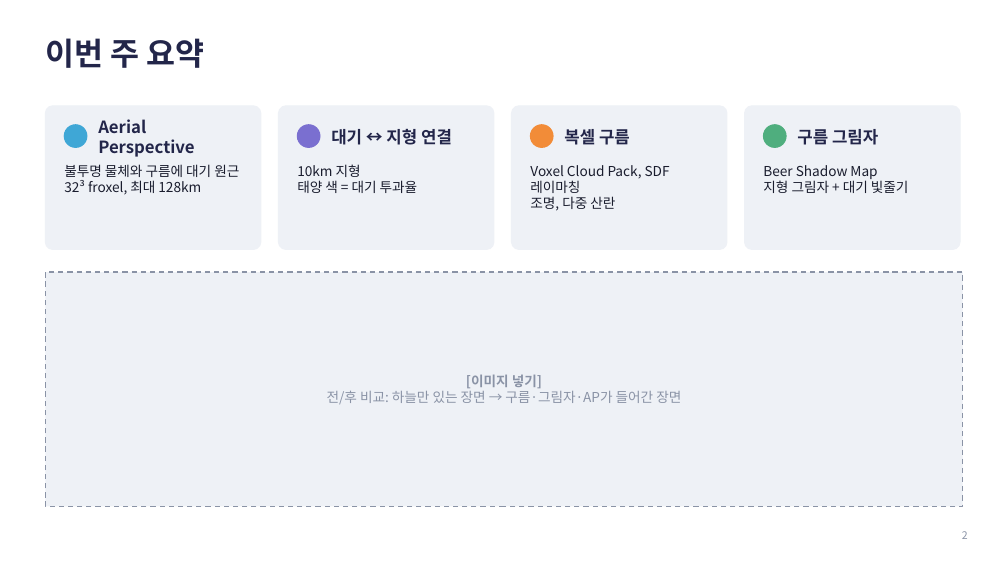
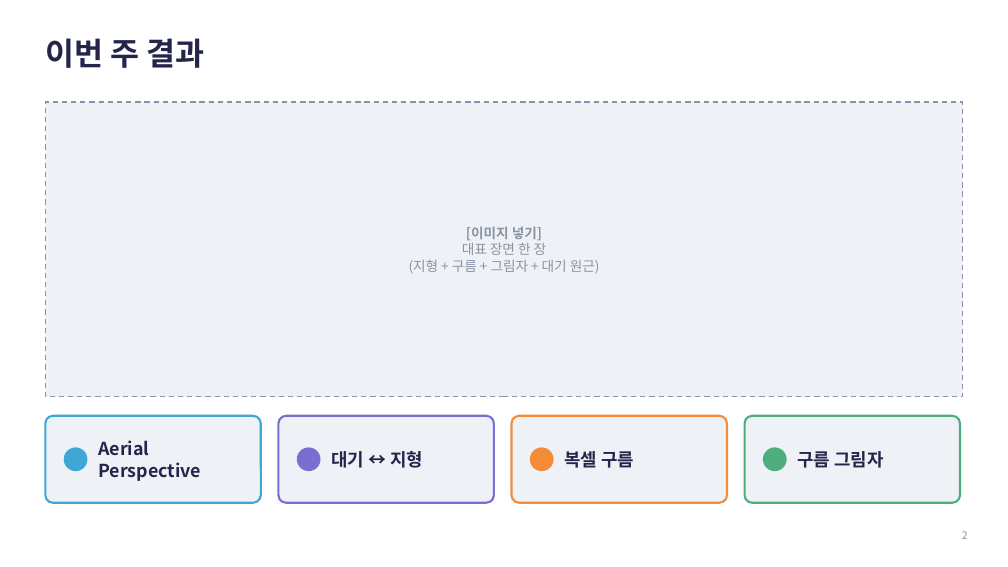
Before and after one commit to jcmeve/DirectX-Graphics-Samples, a slide deck: slide 2 of Interactive Raymarching Cloud_3.pptx. Drawn at 1008x567 pixels with LibreOffice and Linux fonts; fonts in the diff are those of the drawing. Boxes give left, top, right and bottom in pixels: in the first picture for what was removed or moved away, otherwise in the second. Text is boxed around its words. In the diff, an @@ line names an element or a change of style, - is before the commit and + after.

```diff
--- a/Interactive Raymarching Cloud_3.pptx
+++ b/Interactive Raymarching Cloud_3.pptx
@@ title at [45,38,205,68]: text changed @@
-이번 주 요약
+이번 주 결과
@@ rectangle: place and size @@
-rectangle at [45,272,963,507]
+rectangle at [45,102,963,397]
@@ rounded rectangle removed at [45,106,261,250] @@
@@ text "[이미지 넣기]": place and size @@
-text "[이미지 넣기]" at [327,374,681,404]
+text "[이미지 넣기]" at [409,226,600,273]
@@ rounded rectangle removed at [278,106,494,250] @@
@@ rounded rectangle removed at [745,106,960,250] @@
@@ text removed at [64,164,239,195] @@
-불투명 물체와 구름에 대기 원근
-32³ froxel, 최대 128km
@@ text removed at [297,164,418,193] @@
-10km 지형
-태양 색 = 대기 투과율
@@ text removed at [530,165,670,211] @@
-Voxel Cloud Pack, SDF 레이마칭
-조명, 다중 산란
@@ text removed at [763,165,909,193] @@
-Beer Shadow Map
-지형 그림자 + 대기 빛줄기
@@ text at [409,243,600,273]: text changed @@
-전/후 비교: 하늘만 있는 장면 → 구름·그림자·AP가 들어간 장면
+대표 장면 한 장
+(지형 + 구름 + 그림자 + 대기 원근)
@@ rounded rectangle added at [45,416,261,503], fill #EEF1F6, outline #3FA7D6 2 pt @@
@@ text "Aerial Perspective": place and size @@
-text "Aerial Perspective" at [98,119,194,157]
+text "Aerial Perspective" at [98,440,201,481]
@@ rounded rectangle added at [278,416,494,503], fill #EEF1F6, outline #7A6FD0 2 pt @@
@@ rounded rectangle: place and size @@
-rounded rectangle at [512,106,727,250]
+rounded rectangle at [512,416,727,503]
@@ rounded rectangle at [512,416,727,503]: outline #EEF1F6 1 pt to #F28C38 2 pt; proportions changed @@
@@ text "복셀 구름": place and size @@
-text "복셀 구름" at [564,129,630,145]
+text "복셀 구름" at [564,451,634,468]
@@ rounded rectangle added at [745,416,960,503], fill #EEF1F6, outline #4FAE7E 2 pt @@
@@ size 16 to 17 pt in 3 elements at [564,451,634,468], [98,440,201,481], [797,451,883,468] @@
@@ text "구름 그림자": place and size @@
-text "구름 그림자" at [797,129,878,145]
+text "구름 그림자" at [797,451,883,468]
@@ 4 ellipses: place and size @@
-4 ellipses at [64,125,786,147]
+4 ellipses at [64,448,786,470]
@@ text at [331,451,423,468]: text changed; size 16 to 17 pt @@
-대기 ↔ 지형 연결
+대기 ↔ 지형
```
Also in this commit, not shown: 21 other slides changed, 1 slide added, 5 slides removed.
